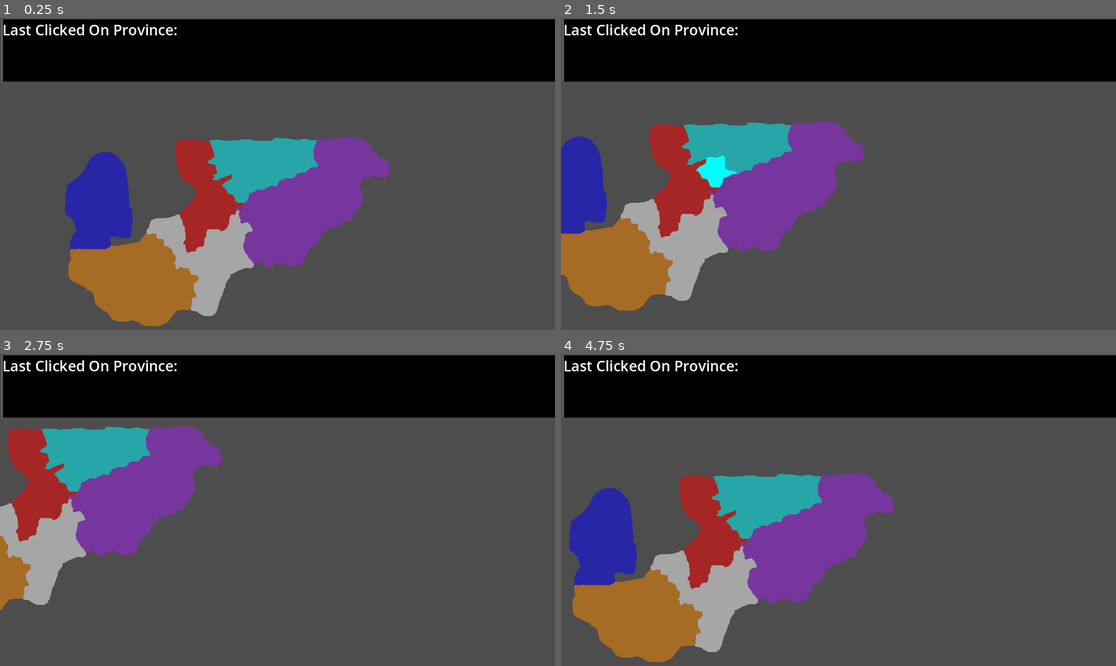
Above: before the commit, frames 1-4 (two rows, left to right).
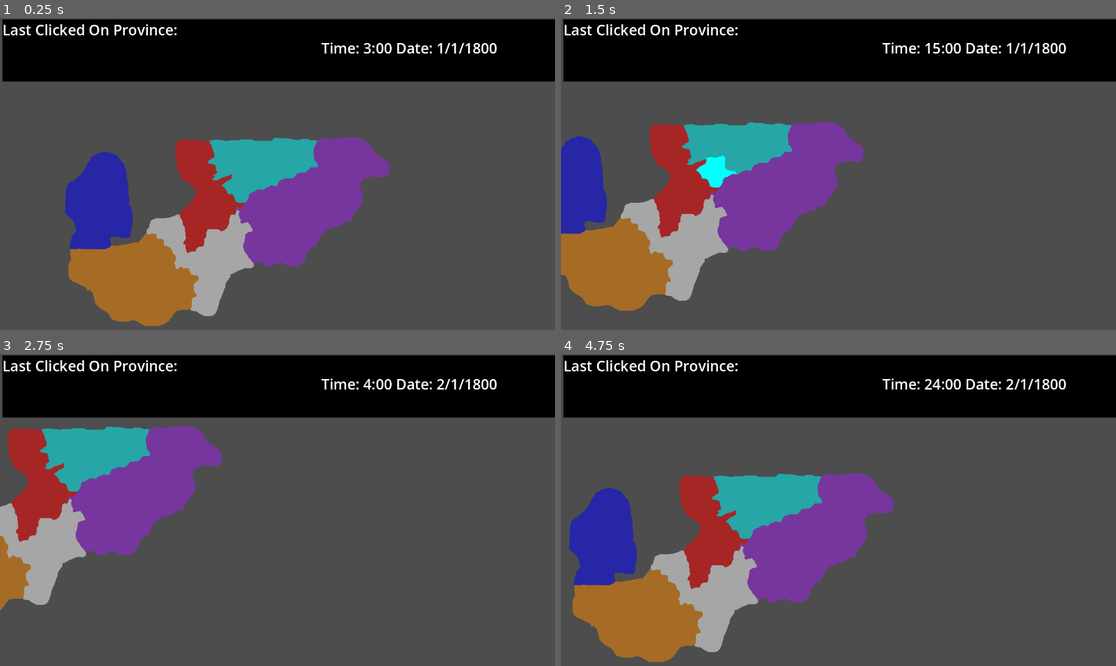
Above: after the commit, the same moments.

Repository: ParkerVetter1/GodotGrandStrategyProject
Game: Godot game, scene res://Scenes/Main.tscn
Two runs of this game, one before a commit and one after it. Both use one fixed random seed, a clock stepped at 60 frames per second and the inputs below.
Inputs (mouse positions are in pixels of both pictures, inside the frame that each line leads up to):
- Up to frame 1 (0.25 s): no input
- Up to frame 2 (1.5 s): move the mouse to (960, 158) at 0.52 s; hold D (MoveRight) 0.53-1.28 s; hold Shift (Shift) 0.53-1.28 s; click (960, 158) at 0.67 s; move the mouse to (727, 189) at 1.27 s; hold S (MoveDown) from 1.28 s (still down); tap Shift (Shift) at 1.35 s
- Up to frame 3 (2.75 s): move the mouse to (333, 441) at 2.02 s; release S (MoveDown) at 2.03 s; hold D (MoveRight) from 2.03 s (still down); hold Shift (Shift) from 2.03 s (still down)
- Up to frame 4 (4.75 s): move the mouse to (810, 572) at 2.77 s; release D (MoveRight) at 2.78 s; release Shift (Shift) at 2.78 s; hold W (MoveUp) 2.78-3.53 s; tap Shift (Shift) at 2.85, 4.35 s; click (810, 572) at 2.92 s; move the mouse to (1005, 556) at 3.52 s; hold Shift (Shift) 3.53-4.28 s; hold A (MoveLeft) from 3.53 s (still down); move the mouse to (672, 463) at 4.27 s

The runs differ from the first frame. In frame 1, 0.5% of the frame differs, in the area x 0-90%, y 0-21%; in frame 2, 0.5%; in frame 3, 0.5%; in frame 4, 0.6%, in the area x 0-91%, y 0-21%.

Commit message:
Added Time Based System with ticks on the back end using a timer

Diff:
--- a/Scenes/Main.tscn
+++ b/Scenes/Main.tscn
@@ -1,10 +1,11 @@
-[gd_scene load_steps=6 format=3 uid="uid://bbs0py12sls8i"]
+[gd_scene load_steps=7 format=3 uid="uid://bbs0py12sls8i"]
 
 [ext_resource type="Script" path="res://Scripts/Main.gd" id="1_rko5y"]
 [ext_resource type="Texture2D" uid="uid://da6osur1lr1ck" path="res://Map_Data/FinishedMap.png" id="2_mfqj3"]
 [ext_resource type="Script" path="res://Scripts/RegionsManager.gd" id="3_8g875"]
 [ext_resource type="Script" path="res://Scripts/Camera.gd" id="3_c6ewo"]
 [ext_resource type="PackedScene" uid="uid://0vmeeoo6lau4" path="res://Scenes/MainUI.tscn" id="5_0227v"]
+[ext_resource type="PackedScene" uid="uid://blwm8t6fk0st0" path="res://Scenes/Region_Data.tscn" id="6_mxu2u"]
 
 [node name="Main" type="Node2D"]
 script = ExtResource("1_rko5y")
@@ -35,7 +36,7 @@
 offset_bottom = 5.0
 mouse_filter = 1
 
-[node name="Regions_Data" type="Node" parent="."]
+[node name="Region_Data" parent="." instance=ExtResource("6_mxu2u")]
 unique_name_in_owner = true
 
 [connection signal="child_entered_tree" from="Regions" to="." method="_on_regions_child_entered_tree"]
--- a/Scenes/MainUI.tscn
+++ b/Scenes/MainUI.tscn
@@ -39,10 +39,16 @@
 text = "Last Clicked On Province: "
 label_settings = SubResource("LabelSettings_0m8tt")
 
-[node name="ColorRect" type="ColorRect" parent="."]
+[node name="TimeAndDate" type="Label" parent="HeaderUIPanel"]
 layout_mode = 1
 anchors_preset = -1
-anchor_right = 1.003
-anchor_bottom = 0.199
-offset_right = 0.543945
-offset_bottom = 0.0479889
+anchor_left = 0.576
+anchor_top = 0.295
+anchor_right = 0.899
+anchor_bottom = 0.651
+offset_left = 0.523987
+offset_top = -0.0549965
+offset_right = -0.249023
+offset_bottom = 0.0209961
+text = "Last Clicked On Province: "
+label_settings = SubResource("LabelSettings_0m8tt")
--- a/Scenes/Region_Data.tscn
+++ b/Scenes/Region_Data.tscn
@@ -1,3 +1,12 @@
-[gd_scene format=3 uid="uid://blwm8t6fk0st0"]
+[gd_scene load_steps=2 format=3 uid="uid://blwm8t6fk0st0"]
+
+[ext_resource type="Script" path="res://Scripts/TickTimeSystem.gd" id="1_huqbl"]
 
 [node name="RegionData" type="Node"]
+script = ExtResource("1_huqbl")
+
+[node name="Timer" type="Timer" parent="."]
+wait_time = 0.1
+autostart = true
+
+[connection signal="timeout" from="Timer" to="." method="_on_timer_timeout"]
--- a/Scripts/Main.gd
+++ b/Scripts/Main.gd
@@ -1,22 +1,18 @@
 extends Node2D
 
 @onready var mapImage = %SpriteMap
-
-@onready var regions_Data = %Regions_Data
 
 signal provinceWasClicked
 
 var referenceToRegionsNodes = []
 var referenceToAllProvinces = []
 
-var dataReferenceToRegionsNodes = []
-var dataReferenceToAllProvinces = []
-
 # Called when the node enters the scene tree for the first time.
 func _ready() -> void:
 	mapImage.visible = false
 	load_regions()
-	populateRegionsData()
+	#how to access specific bullshit
+	referenceToAllProvinces[0].resources["Metal"] = 10
 
 #the last clickedProvince
 func clickedNode(node):
@@ -28,23 +24,6 @@
 		for i in n.get_child_count():
 			k = k + 1
 			referenceToAllProvinces[k].connect("WasClicked", Callable(self, "clickedNode"))
-
-########### Regions_Data loading ###########
-func populateRegionsData():
-	for n in referenceToRegionsNodes.size():
-		var region = load("res://Scenes/Region_Data.tscn").instantiate()
-		region.name = referenceToRegionsNodes[n].name
-		dataReferenceToRegionsNodes.append(region)
-		regions_Data.add_child(region)
-		for i in referenceToRegionsNodes[n].get_child_count():
-				var province = load("res://Scenes/Region_Data.tscn").instantiate()
-				i += 1
-				province.name = referenceToRegionsNodes[n].name + "_" + str(i)
-				i -= 1
-				dataReferenceToAllProvinces.append(province)
-				region.add_child(province)
-
-########### Regions_Data loading ###########
 
 ########### Regions loading ###########
 
--- /dev/null
+++ b/Scripts/TickTimeSystem.gd
@@ -0,0 +1,47 @@
+extends Node
+
+@onready var Main = self.get_parent()
+@onready var timeAndDate = get_parent().find_child("CanvasLayer").get_child(0).get_child(0).find_child("TimeAndDate")
+
+var date = {"Hour" : 1
+			,"Day" : 1
+			,"Month" : 1
+			,"Year" : 1800}
+
+# Called when the node enters the scene tree for the first time.
+func _ready() -> void:
+	var provinceReferences = Main.referenceToAllProvinces
+
+var isprocessed = false
+# Called every frame. 'delta' is the elapsed time since the previous frame.
+func _process(delta: float) -> void:
+	if isprocessed:
+		timeAndDate.text = "Time: " + str(date["Hour"])+ ":00 " + "Date: " + str(date["Day"]) + "/" + str(date["Month"]) + "/" + str(date["Year"])
+
+func _on_timer_timeout() -> void:
+	hourUp()
+	isprocessed = true
+
+func hourUp():
+	if date["Hour"] < 24:
+		date["Hour"] += 1
+	else:
+		date["Hour"] = 1
+		dayUp()
+
+func dayUp():
+	if date["Day"] < 31:
+		date["Day"] += 1
+	else:
+		date["Day"] = 1
+		monthUp()
+
+func monthUp():
+	if date["Month"] < 12:
+		date["Day"] += 1
+	else:
+		date["Month"] = 1
+		yearUp()
+
+func yearUp():
+	date["Year"] += 1
--- a/Scripts/UIManager.gd
+++ b/Scripts/UIManager.gd
@@ -1,6 +1,7 @@
 extends Control
 
 @onready var label = $HeaderUIPanel/ClickedOnProvince
+
 var clickedOnNode
 var clickedHappened = false
 
